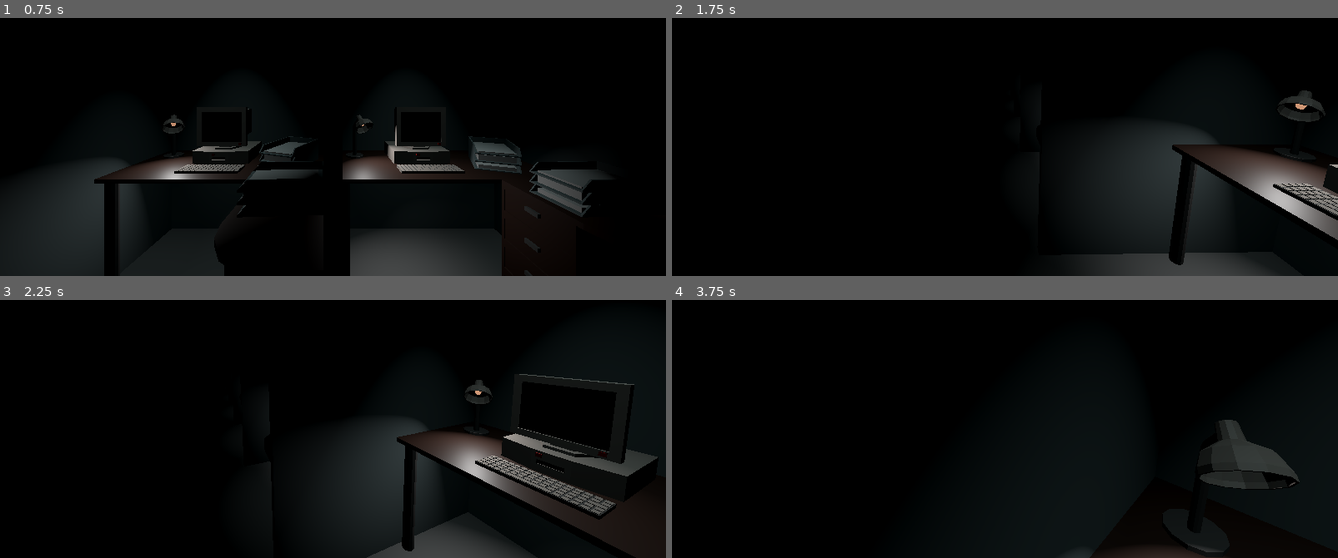
Above: before the commit, frames 1-4 (two rows, left to right).
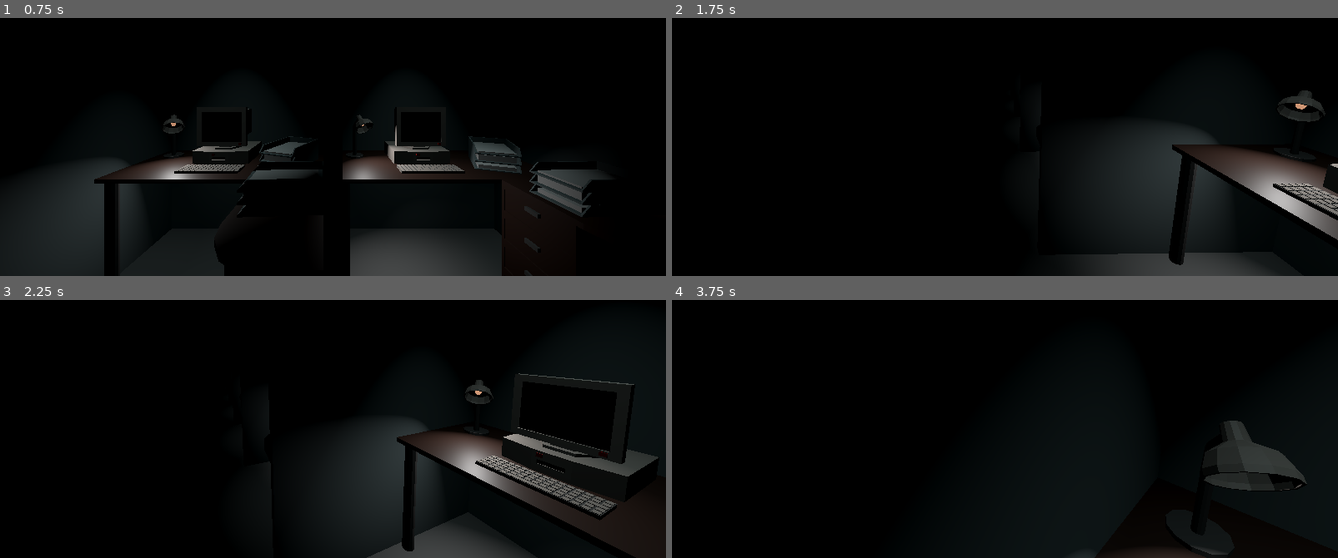
Above: after the commit, the same moments.

Repository: triangle-int/inner-inhabited
Game: Godot game, scene res://scenes/fpv/main.tscn
Two runs of this game, one before a commit and one after it. Both use one fixed random seed, a clock stepped at 60 frames per second and the inputs below. This scene is started directly instead of the project's main scene. The engine's default icon, where the game draws it, is replaced by a stand-in: a white triangle on a blue panel in a dark square.
Inputs (mouse positions are in pixels of both pictures, inside the frame that each line leads up to):
- Up to frame 1 (0.75 s): tap Enter at 0.5 s; move the mouse to (479, 69) at 0.52 s; hold W (move_forward) from 0.53 s (still down); right-click (479, 69) at 0.6 s; click (479, 69) at 0.67 s
- Up to frame 2 (1.75 s): keep holding W (move_forward); tap Space at 0.77, 1.25, 1.52 s; move the mouse to (971, 90) at 1.27 s; tap D (delete_node) at 1.35 s
- Up to frame 3 (2.25 s): keep holding W (move_forward); move the mouse to (346, 364) at 2.02 s; press the mouse at (346, 364) at 2.03 s
- Up to frame 4 (3.75 s): keep holding W (move_forward); move the mouse to (998, 377) at 2.77 s; release the mouse at (998, 377) at 2.78 s; tap Enter at 2.85, 3.5 s; tap Space at 3.02 s; move the mouse to (1051, 374) at 3.52 s; tap Backspace at 3.6 s

Frame 1 is identical in both runs. In frame 2, 0.1% of the frame differs, in the area x 66-100%, y 28-96%; in frame 3, 0.2%; in frame 4, 0.5%, in the area x 62-96%, y 46-100%.

Commit message:
Fixed player step

Diff:
--- a/scenes/fpv/environment/entrance.tscn
+++ b/scenes/fpv/environment/entrance.tscn
@@ -1,13 +1,14 @@
 [gd_scene load_steps=3 format=3 uid="uid://tbo3ngsdt67g"]
 
-[ext_resource type="Script" path="res://scripts/fpv/player_follow.gd" id="1_e2swm"]
+[ext_resource type="Script" path="res://scripts/fpv/player_follow.gd" id="1_k4df6"]
 
 [sub_resource type="BoxMesh" id="BoxMesh_ff1v8"]
 size = Vector3(1, 2, 1)
 
 [node name="Entrance" type="Node3D"]
-script = ExtResource("1_e2swm")
+script = ExtResource("1_k4df6")
 axis = Vector3(1, 0, 0)
+limit = 20.0
 
 [node name="MeshInstance3D" type="MeshInstance3D" parent="."]
 transform = Transform3D(1, 0, 0, 0, 1, 0, 0, 0, 1, 0, 1, 0)
--- a/scenes/fpv/environment/office_cells.tscn
+++ b/scenes/fpv/environment/office_cells.tscn
@@ -1,20 +1,13 @@
-[gd_scene load_steps=4 format=3 uid="uid://dnbtdc0lrydsl"]
+[gd_scene load_steps=3 format=3 uid="uid://dnbtdc0lrydsl"]
 
 [ext_resource type="PackedScene" uid="uid://t3gja6q6n1q" path="res://scenes/fpv/environment/office_cell.tscn" id="1_plw62"]
-
-[sub_resource type="BoxShape3D" id="BoxShape3D_jrgd7"]
-size = Vector3(20, 1, 10)
 
 [sub_resource type="BoxMesh" id="BoxMesh_odrfg"]
 size = Vector3(4, 1, 10)
 
 [node name="OfficeCells" type="Node3D"]
 
-[node name="Floor" type="StaticBody3D" parent="."]
-
-[node name="CollisionShape3D" type="CollisionShape3D" parent="Floor"]
-transform = Transform3D(1, 0, 0, 0, 1, 0, 0, 0, 1, 0, -0.5, -5)
-shape = SubResource("BoxShape3D_jrgd7")
+[node name="Floor" type="Node3D" parent="."]
 
 [node name="MeshInstance3D" type="MeshInstance3D" parent="Floor"]
 transform = Transform3D(1, 0, 0, 0, 1, 0, 0, 0, 1, 0, -0.5, -5)
--- a/scenes/fpv/player.tscn
+++ b/scenes/fpv/player.tscn
@@ -6,7 +6,7 @@
 radius = 0.3
 
 [node name="Player" type="CharacterBody3D"]
-transform = Transform3D(1, 0, 0, 0, 1, 0, 0, 0, 1, 0, 0.0240431, 0)
+floor_snap_length = 0.0
 script = ExtResource("1_qbcyw")
 
 [node name="CollisionShape3D" type="CollisionShape3D" parent="."]
--- a/scripts/fpv/player.gd
+++ b/scripts/fpv/player.gd
@@ -27,7 +27,7 @@
 		)
 
 
-func _physics_process(delta: float) -> void:
+func _physics_process(_delta: float) -> void:
 	if on_raft == true:
 		return
 	var input_dir := Input.get_vector("move_left", "move_right", "move_forward", "move_back")
--- a/scripts/fpv/player_follow.gd
+++ b/scripts/fpv/player_follow.gd
@@ -2,13 +2,22 @@
 
 @export var player: Node3D
 @export var axis: Vector3
+@export var limit: float
 
 var _initial_position: Vector3
+var _initial_player_position: Vector3
 
 
 func _ready() -> void:
+	_initial_player_position = player.position
 	_initial_position = position
 
 
 func _physics_process(_delta: float) -> void:
-	position = _initial_position + axis * player.position.dot(axis)
+	var axis2 := Vector3.UP.cross(axis)
+	var player_offset := player.position - _initial_player_position
+	position = (
+		_initial_position
+		+ axis * player_offset.dot(axis)
+		+ axis2 * clamp(player_offset.dot(axis2), -limit, limit)
+	)
